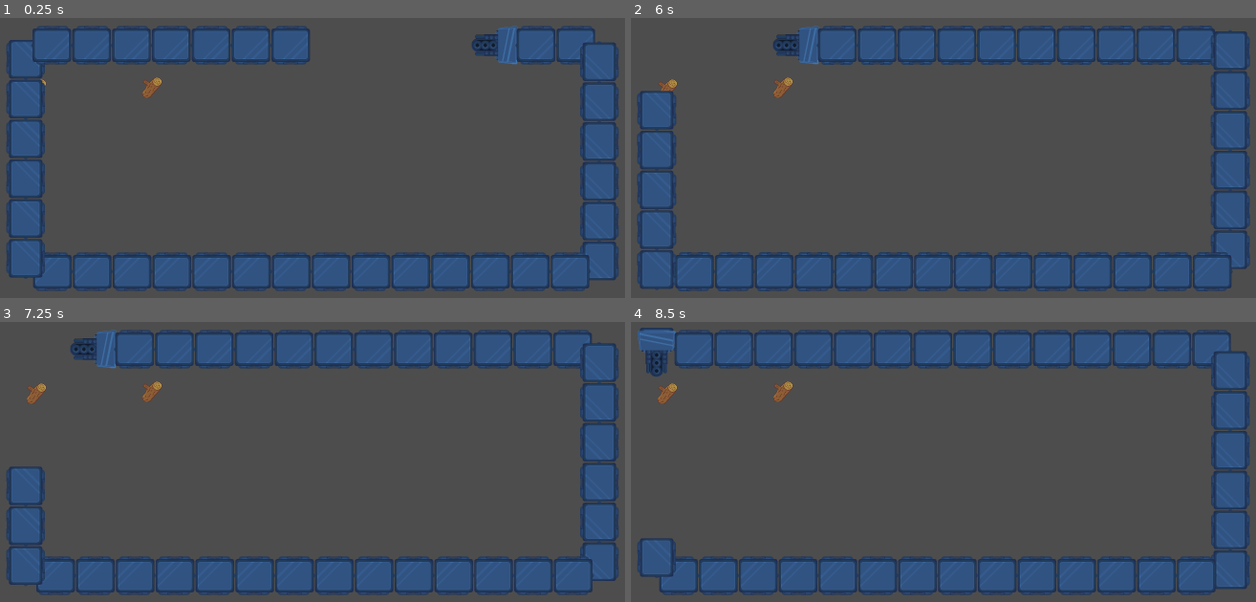
Above: before the commit, frames 1-4 (two rows, left to right).
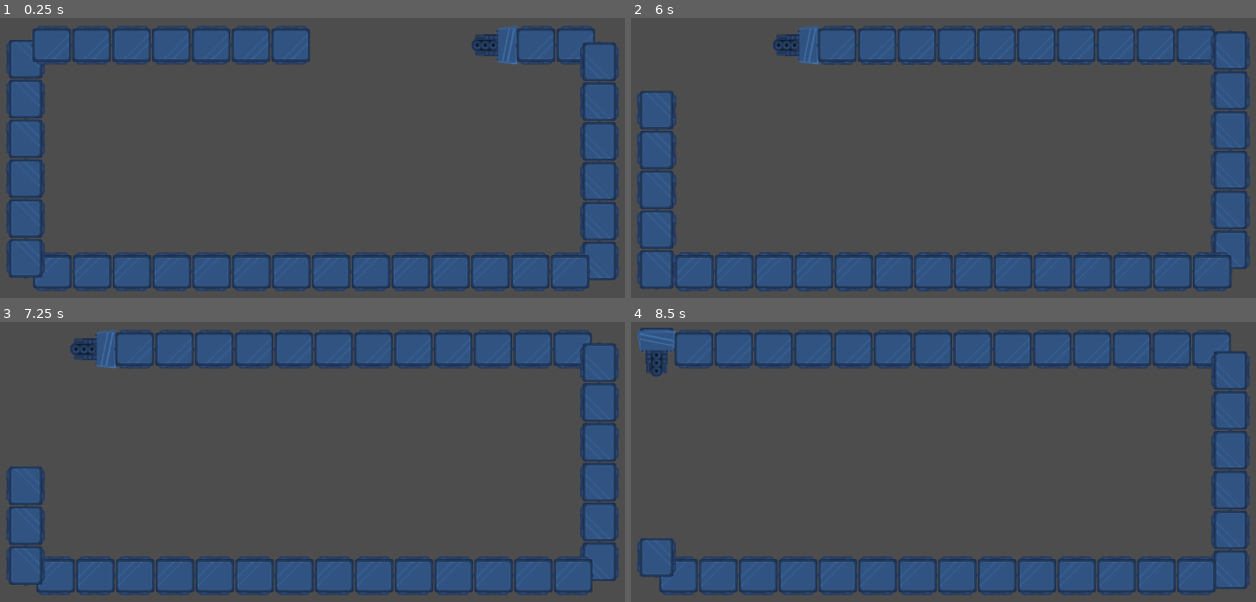
Above: after the commit, the same moments.

Repository: decadentpig/GMTK2025
Game: Godot game, scene res://scene.tscn
Same seed, same stepped clock (60 frames per second), same inputs: the game is played once before the commit and once after it.
Inputs (mouse positions are in pixels of both pictures, inside the frame that each line leads up to):
- Up to frame 1 (0.25 s): no input
- Up to frame 2 (6 s): move the mouse to (668, 90) at 0.52 s; click (668, 90) at 0.6 s; move the mouse to (781, 88) at 1.27 s; click (781, 88) at 1.35 s; move the mouse to (1018, 62) at 2.02 s; click (1018, 62) at 2.1 s; move the mouse to (906, 244) at 2.77 s; click (906, 244) at 2.85 s; move the mouse to (1174, 222) at 3.52 s; click (1174, 222) at 3.6 s; move the mouse to (712, 93) at 4.27 s; click (712, 93) at 4.35 s; move the mouse to (981, 158) at 5.02 s; click (981, 158) at 5.1 s; move the mouse to (831, 51) at 5.77 s; click (831, 51) at 5.85 s
- Up to frame 3 (7.25 s): move the mouse to (481, 439) at 6.52 s; click (481, 439) at 6.6 s
- Up to frame 4 (8.5 s): move the mouse to (793, 484) at 7.27 s; click (793, 484) at 7.35 s; move the mouse to (1018, 366) at 8.02 s; click (1018, 366) at 8.1 s

The runs differ from the first frame. In frame 1, 0.1% of the frame differs, in the area x 6-26%, y 21-29%; in frame 2, 0.2%; in frame 3, 0.3%, in the area x 4-26%, y 21-30%; in frame 4, 0.3%.

Commit message:
Update scene.tscn

Diff:
--- a/scene.tscn
+++ b/scene.tscn
@@ -1,7 +1,6 @@
-[gd_scene load_steps=6 format=3 uid="uid://d2vvaaur2r211"]
+[gd_scene load_steps=5 format=3 uid="uid://d2vvaaur2r211"]
 
 [ext_resource type="Script" uid="uid://ca3vd21cdbsob" path="res://Scripts/train_manager.gd" id="1_3253y"]
-[ext_resource type="PackedScene" uid="uid://cfe4u6g7o2k7b" path="res://Scenes/raw_resource_prefab.tscn" id="1_m7jmp"]
 [ext_resource type="Script" uid="uid://djyec5cwx160w" path="res://game_manager.gd" id="1_u3cyc"]
 [ext_resource type="Texture2D" uid="uid://dhub01kk6a2gc" path="res://Assets/Train-Engine.png" id="4_u3cyc"]
 
@@ -13,12 +12,6 @@
 point_count = 5
 
 [node name="Scene" type="Node2D"]
-
-[node name="Raw_Resource_Node" parent="." instance=ExtResource("1_m7jmp")]
-position = Vector2(334, 459)
-
-[node name="Raw_Resource_Node2" parent="." instance=ExtResource("1_m7jmp")]
-position = Vector2(697, 453)
 
 [node name="Game_Manager" type="Node2D" parent="."]
 script = ExtResource("1_u3cyc")
